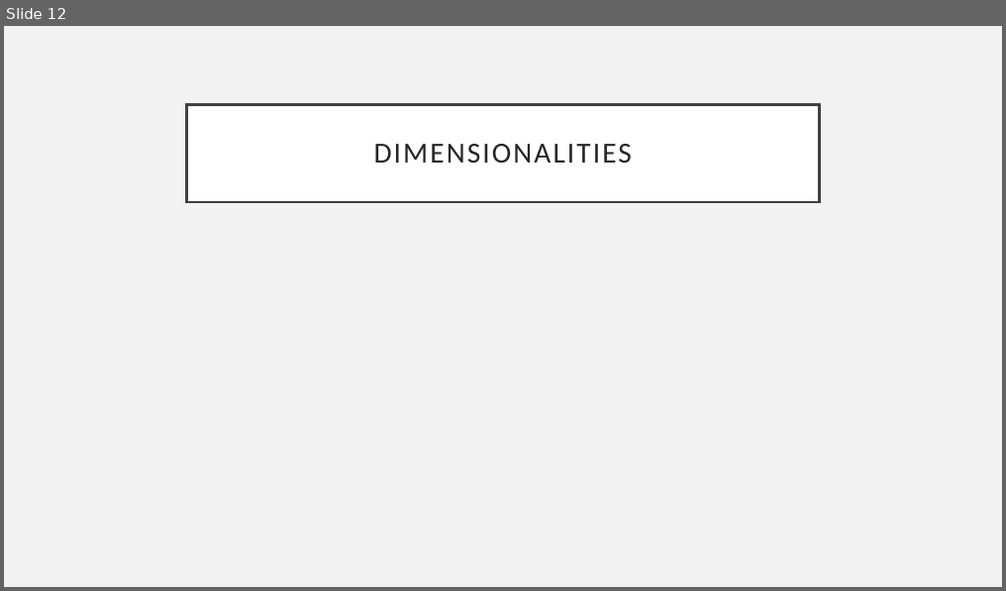
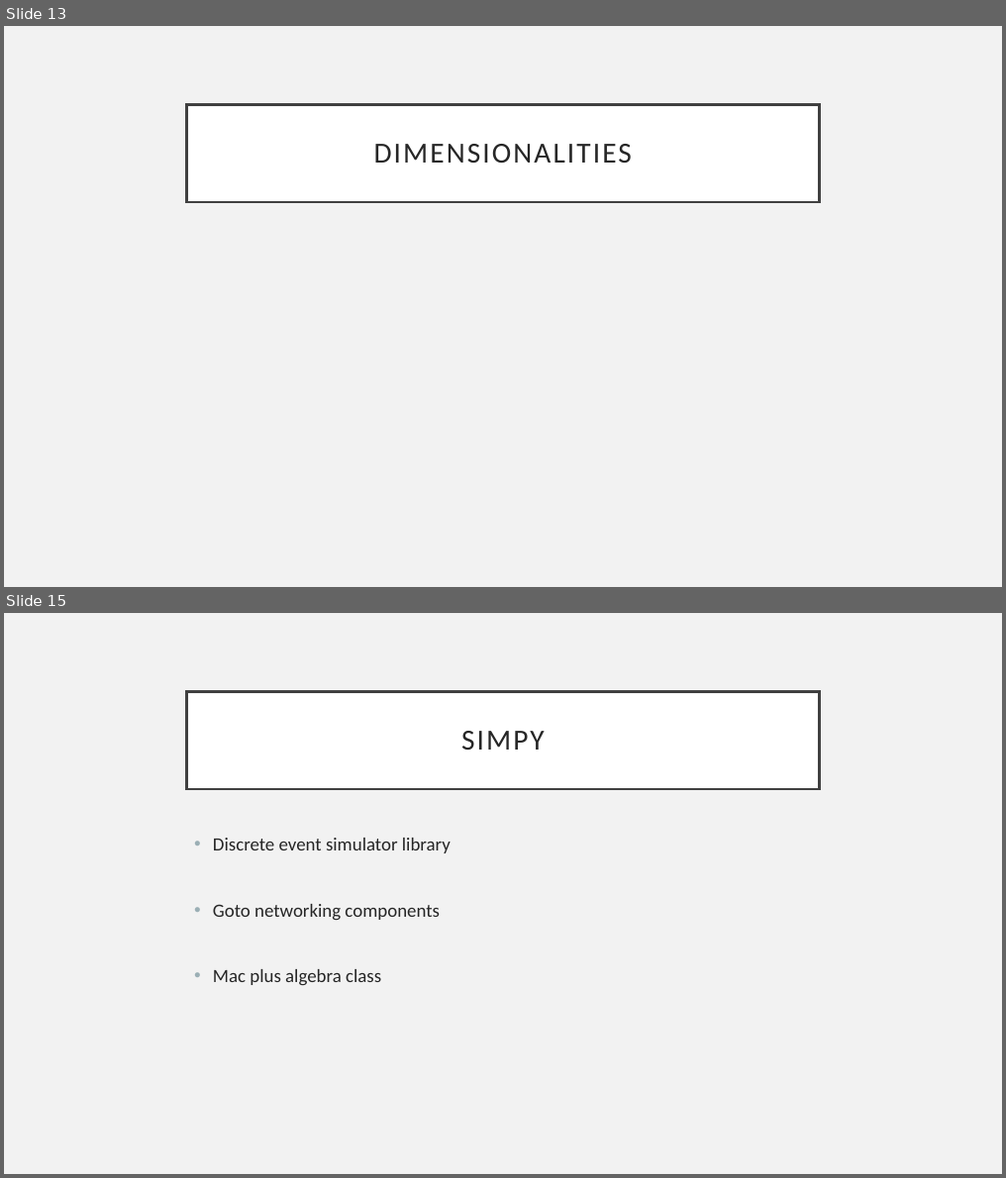
Before and after one commit to 0xJepsen/TropicalAlgebraicTCPModel, a slide deck: Papers/Novel/Sumarry of Max Plus.pptx. Shown one above the other, each under a label of ours: slide 12 before the commit, slides 13 and 15 after it; the slides between them are not shown. The pictures are 1006x591 and 1006x1178 pixels, drawn with LibreOffice and Linux fonts; fonts in the diff are those of the drawing; grey boxes stand for pictures. Boxes give left, top, right and bottom in pixels: in the first picture for what was removed or moved away, otherwise in the second. Text is boxed around its words. In the diff, an @@ line names an element or a change of style, - is before the commit and + after.

```diff
--- a/Papers/Novel/Sumarry of Max Plus.pptx
+++ b/Papers/Novel/Sumarry of Max Plus.pptx
@@ slide 15 added at [4,613,1002,1174], background #F2F2F2 @@
@@ title added at [187,691,819,789], fill #FFFFFF, outline #404040 2.5 pt, 28 pt, text #262626 @@
+SIMPY
@@ text added at [213,838,450,986], 18 pt, text #262626 @@
+• Discrete event simulator library
+• Goto networking components
+• Mac plus algebra class
@@ what was slide 12 is now slide 13 @@
```
Also in this commit, not shown: 2 other slides added, 3 other files.
